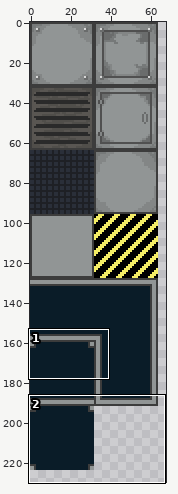
Pixel-art file -- assets/Tileset/Tileset_Floor1.aseprite. Above: a wide view before the commit, with the close-up outlined.
Close-up. Old version:
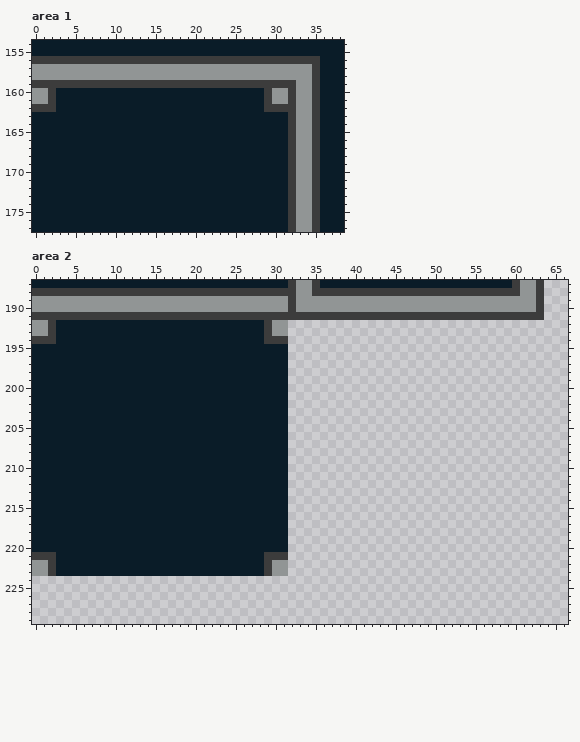
256x256 pixels, 1 frame. Colours within 5 levels of each other are drawn and written as one. Shown: area 1: x 0..38, y 154..177; area 2: x 0..66, y 187..229. The wide view leaves out empty margins.
And afterwards:
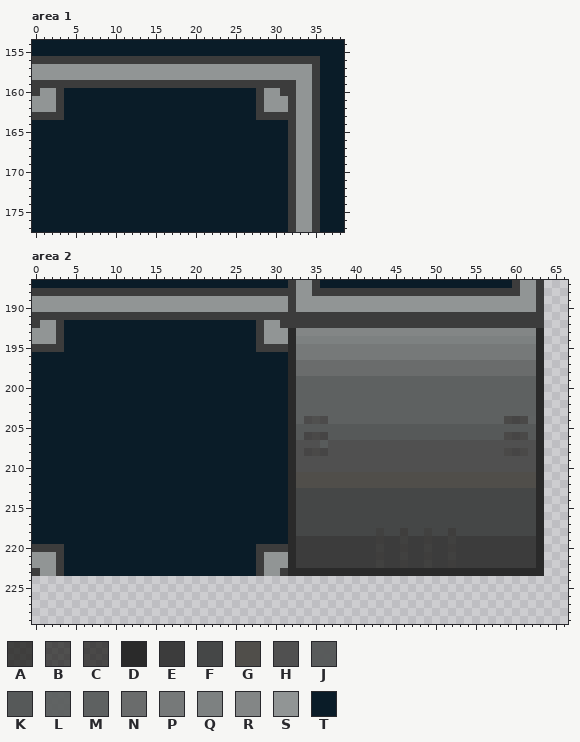
Palette (. is transparent): A #21201ecf  B #22211fba  C #22211fc4  D #2a2a2a  E #3c3c3c  F #454747  G #504e4a  H #505050  J #525555f2  K #565959  L #5a5d5df2  M #5e6161  N #6a6c6c  P #767979  Q #7d8181  R #838686  S #919595  T #0a1c28
The exact change:
--- area 1
@@ x 0..38 @@
 159 EEEEEEEEEEEEEEEEEEEEEEEEEEEEEEEEESSETTT
-160 SSETTTTTTTTTTTTTTTTTTTTTTTTTTESSESSETTT
-161 SSETTTTTTTTTTTTTTTTTTTTTTTTTTESSESSETTT
-162 EEETTTTTTTTTTTTTTTTTTTTTTTTTTEEEESSETTT
-163 TTTTTTTTTTTTTTTTTTTTTTTTTTTTTTTTESSETTT
+160 ESSETTTTTTTTTTTTTTTTTTTTTTTTESSEESSETTT
+161 SSSETTTTTTTTTTTTTTTTTTTTTTTTESSSESSETTT
+162 SSSETTTTTTTTTTTTTTTTTTTTTTTTESSSESSETTT
+163 EEEETTTTTTTTTTTTTTTTTTTTTTTTEEEEESSETTT
 164 TTTTTTTTTTTTTTTTTTTTTTTTTTTTTTTTESSETTT
--- area 2
@@ x 0..66 @@
 191 EEEEEEEEEEEEEEEEEEEEEEEEEEEEEEEEEEEEEEEEEEEEEEEEEEEEEEEEEEEEEEEE...
-192 SSETTTTTTTTTTTTTTTTTTTTTTTTTTESS...................................
-193 SSETTTTTTTTTTTTTTTTTTTTTTTTTTESS...................................
-194 EEETTTTTTTTTTTTTTTTTTTTTTTTTTEEE...................................
-195 TTTTTTTTTTTTTTTTTTTTTTTTTTTTTTTT...................................
-196 TTTTTTTTTTTTTTTTTTTTTTTTTTTTTTTT...................................
-197 TTTTTTTTTTTTTTTTTTTTTTTTTTTTTTTT...................................
-198 TTTTTTTTTTTTTTTTTTTTTTTTTTTTTTTT...................................
-199 TTTTTTTTTTTTTTTTTTTTTTTTTTTTTTTT...................................
-200 TTTTTTTTTTTTTTTTTTTTTTTTTTTTTTTT...................................
-201 TTTTTTTTTTTTTTTTTTTTTTTTTTTTTTTT...................................
-202 TTTTTTTTTTTTTTTTTTTTTTTTTTTTTTTT...................................
-203 TTTTTTTTTTTTTTTTTTTTTTTTTTTTTTTT...................................
-204 TTTTTTTTTTTTTTTTTTTTTTTTTTTTTTTT...................................
-205 TTTTTTTTTTTTTTTTTTTTTTTTTTTTTTTT...................................
-206 TTTTTTTTTTTTTTTTTTTTTTTTTTTTTTTT...................................
-207 TTTTTTTTTTTTTTTTTTTTTTTTTTTTTTTT...................................
-208 TTTTTTTTTTTTTTTTTTTTTTTTTTTTTTTT...................................
-209 TTTTTTTTTTTTTTTTTTTTTTTTTTTTTTTT...................................
-210 TTTTTTTTTTTTTTTTTTTTTTTTTTTTTTTT...................................
-211 TTTTTTTTTTTTTTTTTTTTTTTTTTTTTTTT...................................
-212 TTTTTTTTTTTTTTTTTTTTTTTTTTTTTTTT...................................
-213 TTTTTTTTTTTTTTTTTTTTTTTTTTTTTTTT...................................
-214 TTTTTTTTTTTTTTTTTTTTTTTTTTTTTTTT...................................
-215 TTTTTTTTTTTTTTTTTTTTTTTTTTTTTTTT...................................
-216 TTTTTTTTTTTTTTTTTTTTTTTTTTTTTTTT...................................
-217 TTTTTTTTTTTTTTTTTTTTTTTTTTTTTTTT...................................
-218 TTTTTTTTTTTTTTTTTTTTTTTTTTTTTTTT...................................
-219 TTTTTTTTTTTTTTTTTTTTTTTTTTTTTTTT...................................
-220 TTTTTTTTTTTTTTTTTTTTTTTTTTTTTTTT...................................
-221 EEETTTTTTTTTTTTTTTTTTTTTTTTTTEEE...................................
-222 SSETTTTTTTTTTTTTTTTTTTTTTTTTTESS...................................
-223 SSETTTTTTTTTTTTTTTTTTTTTTTTTTESS...................................
+192 ESSETTTTTTTTTTTTTTTTTTTTTTTTESSEEEEEEEEEEEEEEEEEEEEEEEEEEEEEEEEE...
+193 SSSETTTTTTTTTTTTTTTTTTTTTTTTESSSDRRRRRRRRRRRRRRRRRRRRRRRRRRRRRRD...
+194 SSSETTTTTTTTTTTTTTTTTTTTTTTTESSSDQQQQQQQQQQQQQQQQQQQQQQQQQQQQQQD...
+195 EEEETTTTTTTTTTTTTTTTTTTTTTTTEEEEDPPPPPPPPPPPPPPPPPPPPPPPPPPPPPPD...
+196 TTTTTTTTTTTTTTTTTTTTTTTTTTTTTTTTDPPPPPPPPPPPPPPPPPPPPPPPPPPPPPPD...
+197 TTTTTTTTTTTTTTTTTTTTTTTTTTTTTTTTDNNNNNNNNNNNNNNNNNNNNNNNNNNNNNND...
+198 TTTTTTTTTTTTTTTTTTTTTTTTTTTTTTTTDNNNNNNNNNNNNNNNNNNNNNNNNNNNNNND...
+199 TTTTTTTTTTTTTTTTTTTTTTTTTTTTTTTTDMMMMMMMMMMMMMMMMMMMMMMMMMMMMMMD...
+200 TTTTTTTTTTTTTTTTTTTTTTTTTTTTTTTTDMMMMMMMMMMMMMMMMMMMMMMMMMMMMMMD...
+201 TTTTTTTTTTTTTTTTTTTTTTTTTTTTTTTTDMMMMMMMMMMMMMMMMMMMMMMMMMMMMMMD...
+202 TTTTTTTTTTTTTTTTTTTTTTTTTTTTTTTTDMMMMMMMMMMMMMMMMMMMMMMMMMMMMMMD...
+203 TTTTTTTTTTTTTTTTTTTTTTTTTTTTTTTTDMMMMMMMMMMMMMMMMMMMMMMMMMMMMMMD...
+204 TTTTTTTTTTTTTTTTTTTTTTTTTTTTTTTTDMBBBMMMMMMMMMMMMMMMMMMMMMMCCCLD...
+205 TTTTTTTTTTTTTTTTTTTTTTTTTTTTTTTTDKKKKKKKKKKKKKKKKKKKKKKKKKKKKKKD...
+206 TTTTTTTTTTTTTTTTTTTTTTTTTTTTTTTTDKCCCKKKKKKKKKKKKKKKKKKKKKKCCCKD...
+207 TTTTTTTTTTTTTTTTTTTTTTTTTTTTTTTTDHHHJHHHHHHHHHHHHHHHHHHHHHHHHHHD...
+208 TTTTTTTTTTTTTTTTTTTTTTTTTTTTTTTTDHCCCHHHHHHHHHHHHHHHHHHHHHHCCCHD...
+209 TTTTTTTTTTTTTTTTTTTTTTTTTTTTTTTTDHHHHHHHHHHHHHHHHHHHHHHHHHHHHHHD...
+210 TTTTTTTTTTTTTTTTTTTTTTTTTTTTTTTTDHHHHHHHHHHHHHHHHHHHHHHHHHHHHHHD...
+211 TTTTTTTTTTTTTTTTTTTTTTTTTTTTTTTTDGGGGGGGGGGGGGGGGGGGGGGGGGGGGGGD...
+212 TTTTTTTTTTTTTTTTTTTTTTTTTTTTTTTTDGGGGGGGGGGGGGGGGGGGGGGGGGGGGGGD...
+213 TTTTTTTTTTTTTTTTTTTTTTTTTTTTTTTTDFFFFFFFFFFFFFFFFFFFFFFFFFFFFFFD...
+214 TTTTTTTTTTTTTTTTTTTTTTTTTTTTTTTTDFFFFFFFFFFFFFFFFFFFFFFFFFFFFFFD...
+215 TTTTTTTTTTTTTTTTTTTTTTTTTTTTTTTTDFFFFFFFFFFFFFFFFFFFFFFFFFFFFFFD...
+216 TTTTTTTTTTTTTTTTTTTTTTTTTTTTTTTTDFFFFFFFFFFFFFFFFFFFFFFFFFFFFFFD...
+217 TTTTTTTTTTTTTTTTTTTTTTTTTTTTTTTTDFFFFFFFFFFFFFFFFFFFFFFFFFFFFFFD...
+218 TTTTTTTTTTTTTTTTTTTTTTTTTTTTTTTTDFFFFFFFFFFAFFAFFAFFAFFFFFFFFFFD...
+219 TTTTTTTTTTTTTTTTTTTTTTTTTTTTTTTTDEEEEEEEEEEAEEAEEAEEAEEEEEEEEEED...
+220 EEEETTTTTTTTTTTTTTTTTTTTTTTTEEEEDEEEEEEEEEEAEEAEEAEEAEEEEEEEEEED...
+221 SSSETTTTTTTTTTTTTTTTTTTTTTTTESSSDEEEEEEEEEEAEEAEEAEEAEEEEEEEEEED...
+222 SSSETTTTTTTTTTTTTTTTTTTTTTTTESSSDEEEEEEEEEEAEEAEEAEEAEEEEEEEEEED...
+223 ESSETTTTTTTTTTTTTTTTTTTTTTTTESSEDDDDDDDDDDDDDDDDDDDDDDDDDDDDDDDD...
 224 ...................................................................
